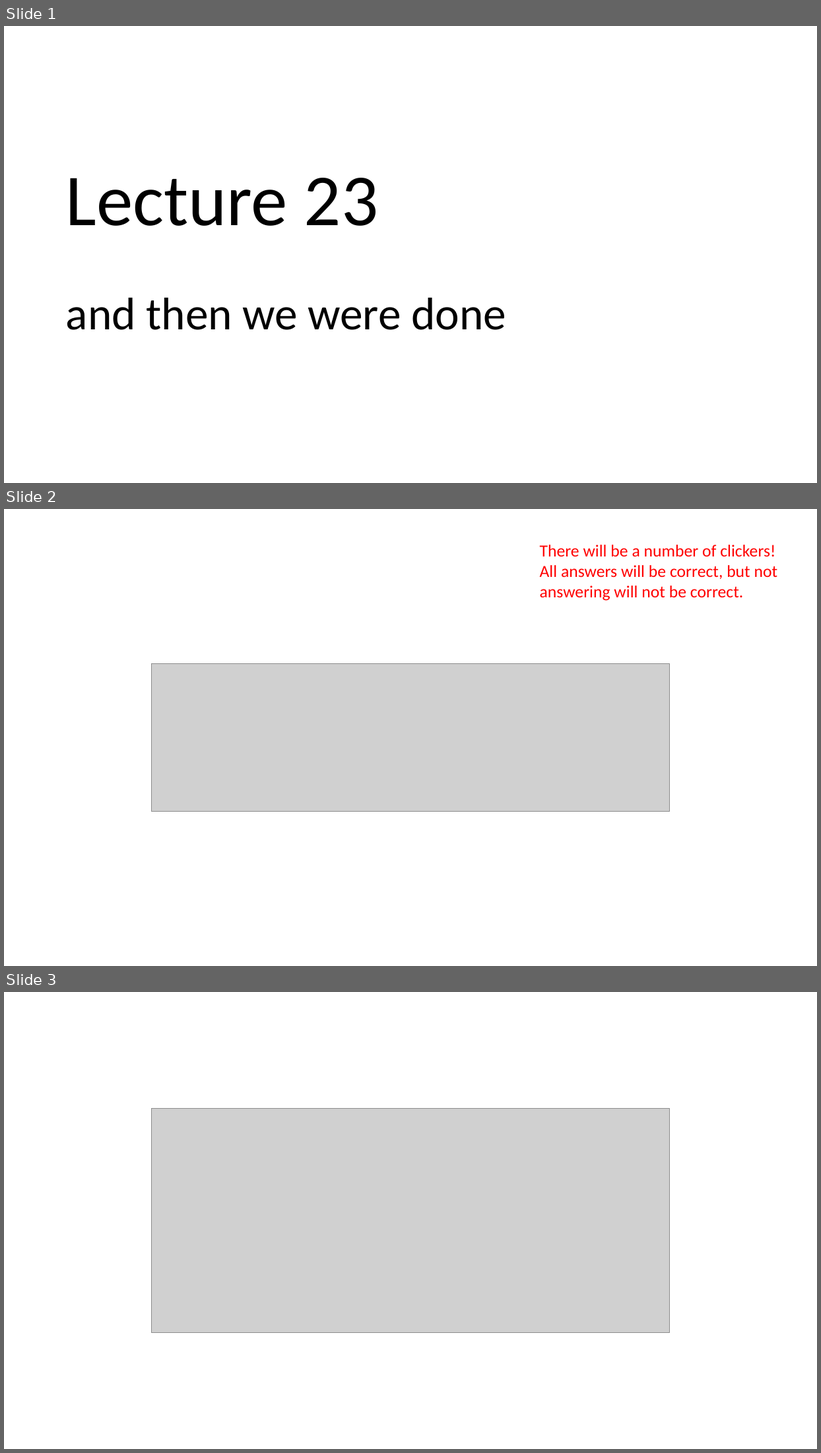
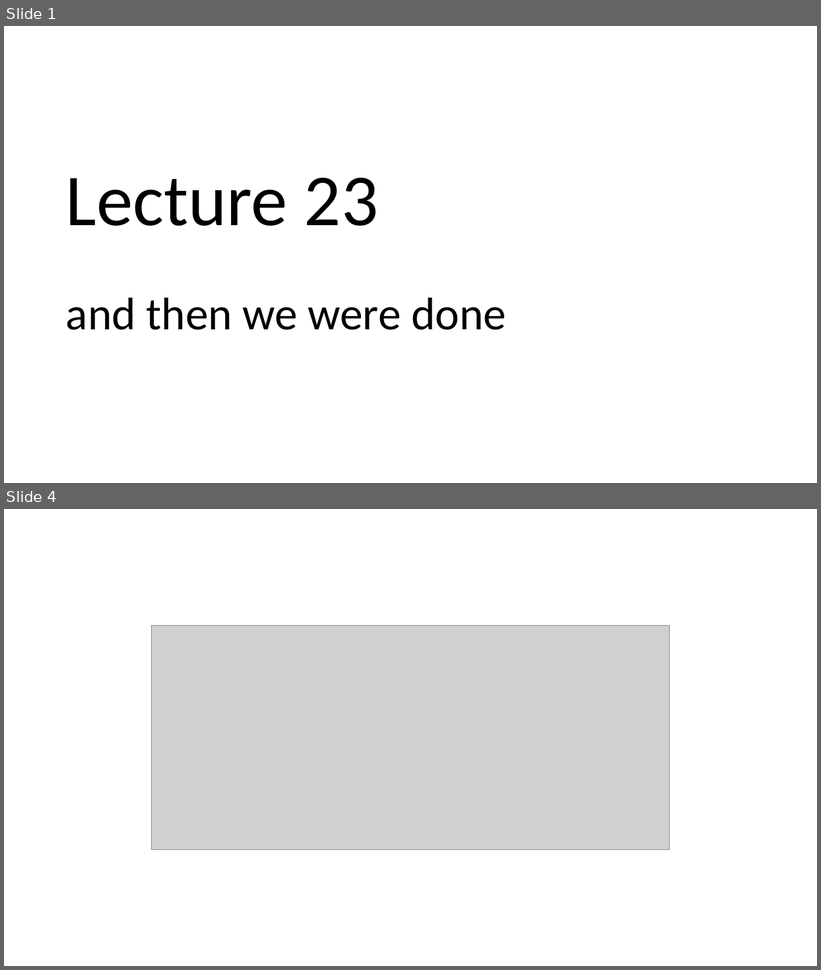
Before and after one commit to GregorKiczales/spd-materials, a slide deck: instructor/l23/lec23-wrap.pptx. Shown one above the other, each under a label of ours: slides 1, 2 and 3 before the commit, slides 1 and 4 after it; the slides between them are not shown. The pictures are 821x1453 and 821x970 pixels, drawn with LibreOffice and Linux fonts; fonts in the diff are those of the drawing; grey boxes stand for pictures. Boxes give left, top, right and bottom in pixels: in the first picture for what was removed or moved away, otherwise in the second. Text is boxed around its words. In the diff, an @@ line names an element or a change of style, - is before the commit and + after.

```diff
--- a/instructor/l23/lec23-wrap.pptx
+++ b/instructor/l23/lec23-wrap.pptx
@@ slide 2 removed at bbox=[4, 509, 817, 966], background #FFFFFF @@
@@ text removed at bbox=[540, 545, 778, 601] @@
-There will be a number of clickers!
-All answers will be correct, but not answering will not be correct.
@@ picture removed at bbox=[152, 664, 670, 812] @@
@@ what was slide 3 is now slide 4 @@
```
Also in this commit, not shown: 5 slides changed, 5 slides added, 3 other slides removed, 3 other files.
